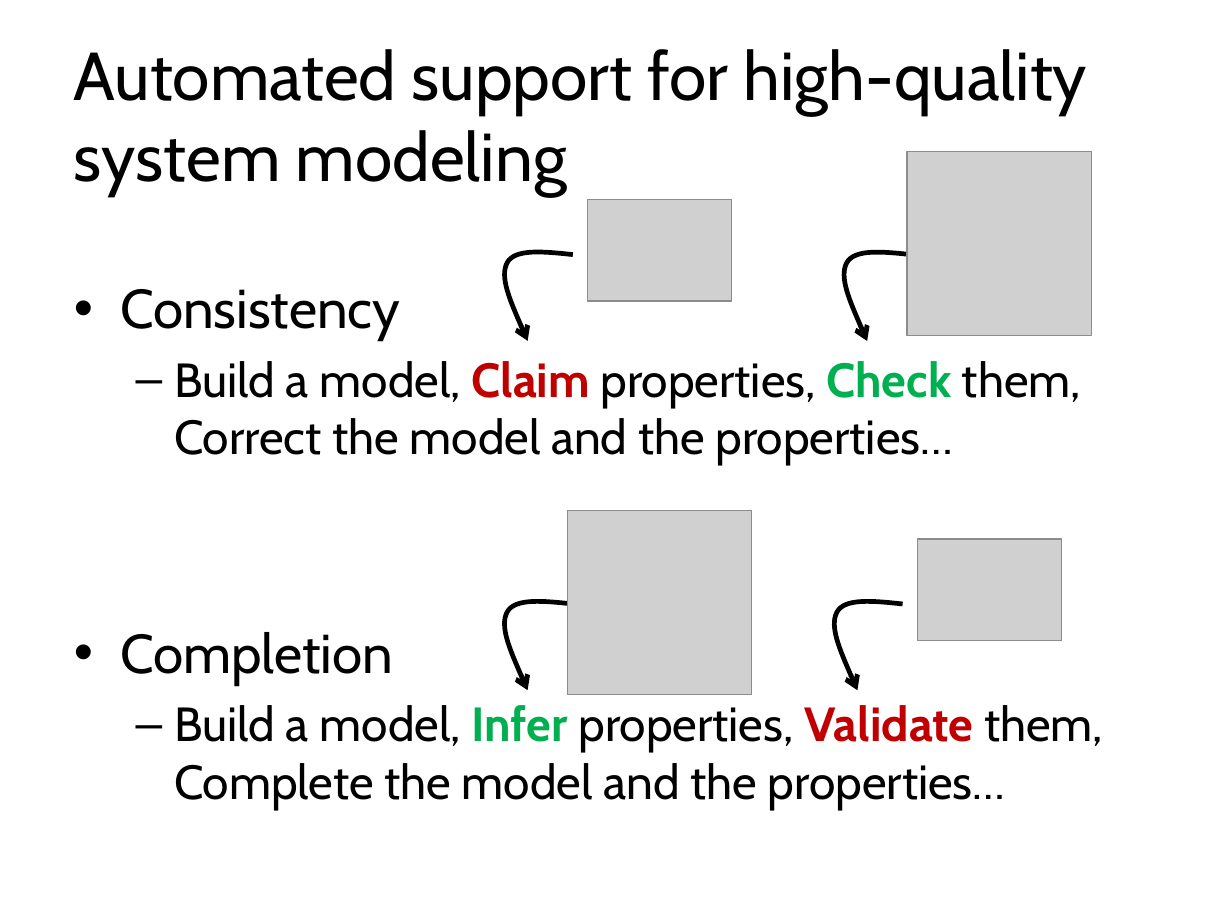
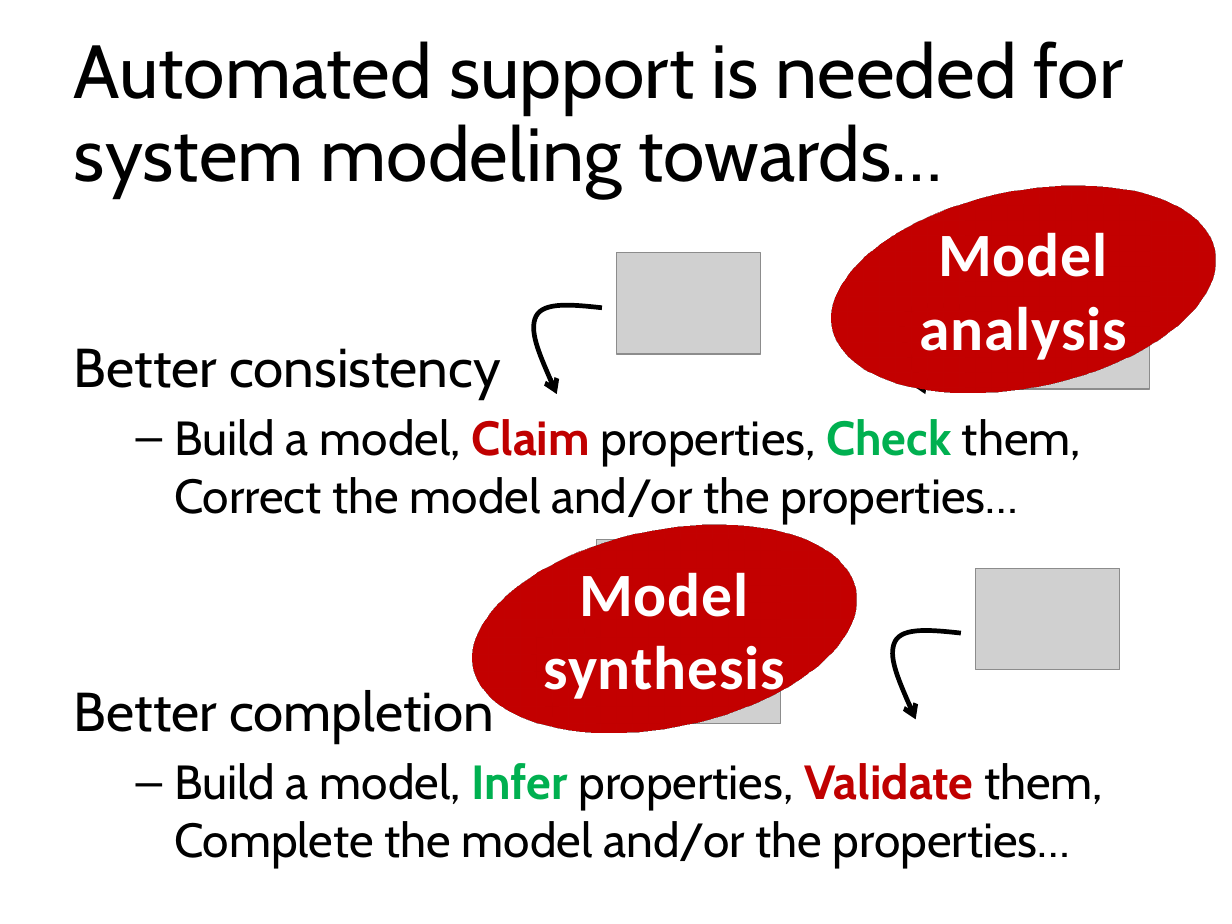
Before and after one commit to blambeau/phd, a slide deck: slide 32 of public-defense/slides.pptx (slide 31 before the commit). Drawn at 1232x924 pixels with LibreOffice and Linux fonts; fonts in the diff are those of the drawing; grey boxes stand for pictures. Boxes give left, top, right and bottom in pixels: in the first picture for what was removed or moved away, otherwise in the second. Text is boxed around its words. In the diff, an @@ line names an element or a change of style, - is before the commit and + after.

```diff
--- a/public-defense/slides.pptx
+++ b/public-defense/slides.pptx
@@ title at (x1=74, y1=41, x2=1124, y2=196): text changed; size 39.6 to 44 pt @@
-Automated support for high-quality system modeling
+Automated support is needed for system modeling towards…
@@ ellipse added at (x1=809, y1=184, x2=1232, y2=393), fill #C00000, outline #FFFFFF 6 pt, 36 pt, text #FFFFFF, bold @@
+Model analysis
@@ picture moved from (x1=907, y1=152, x2=1092, y2=336) to (x1=965, y1=205, x2=1149, y2=389) @@
@@ picture moved from (x1=588, y1=200, x2=732, y2=301) to (x1=616, y1=253, x2=760, y2=354) @@
@@ freeform shape moved from (x1=500, y1=249, x2=573, y2=341) to (x1=529, y1=302, x2=601, y2=394) @@
@@ freeform shape moved from (x1=839, y1=249, x2=912, y2=341) to (x1=897, y1=302, x2=970, y2=394) @@
@@ text at (x1=74, y1=348, x2=1103, y2=868): text changed @@
-• Consistency
-  – Build a model, Claim properties, Check them, Correct the model and the properties…
-• Completion
-  – Build a model, Infer properties, Validate them, Complete the model and the properties…
+Better consistency
+  – Build a model, Claim properties, Check them, Correct the model and/or the properties…
+Better completion
+  – Build a model, Infer properties, Validate them, Complete the model and/or the properties…
@@ ellipse added at (x1=451, y1=524, x2=877, y2=733), fill #C00000, outline #FFFFFF 6 pt, 36 pt, text #FFFFFF, bold @@
+Model synthesis
@@ picture moved from (x1=568, y1=510, x2=753, y2=695) to (x1=596, y1=540, x2=781, y2=724) @@
@@ picture moved from (x1=918, y1=540, x2=1062, y2=641) to (x1=976, y1=568, x2=1120, y2=669) @@
@@ freeform shape moved from (x1=500, y1=598, x2=573, y2=690) to (x1=529, y1=627, x2=601, y2=719) @@
@@ freeform shape moved from (x1=829, y1=598, x2=902, y2=690) to (x1=887, y1=627, x2=960, y2=719) @@
```
Also in this commit, not shown: 39 other slides changed, 15 slides added, 1 slide removed, 3 other files.
